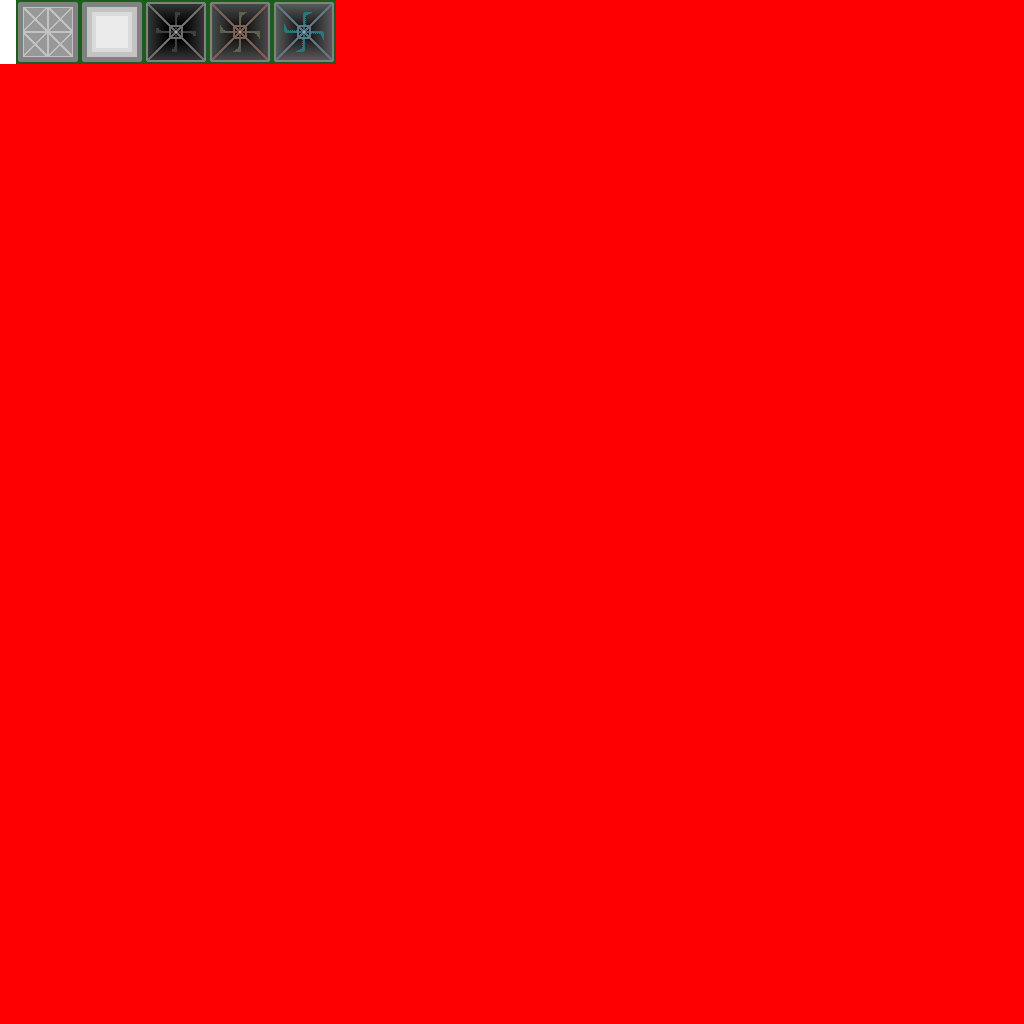
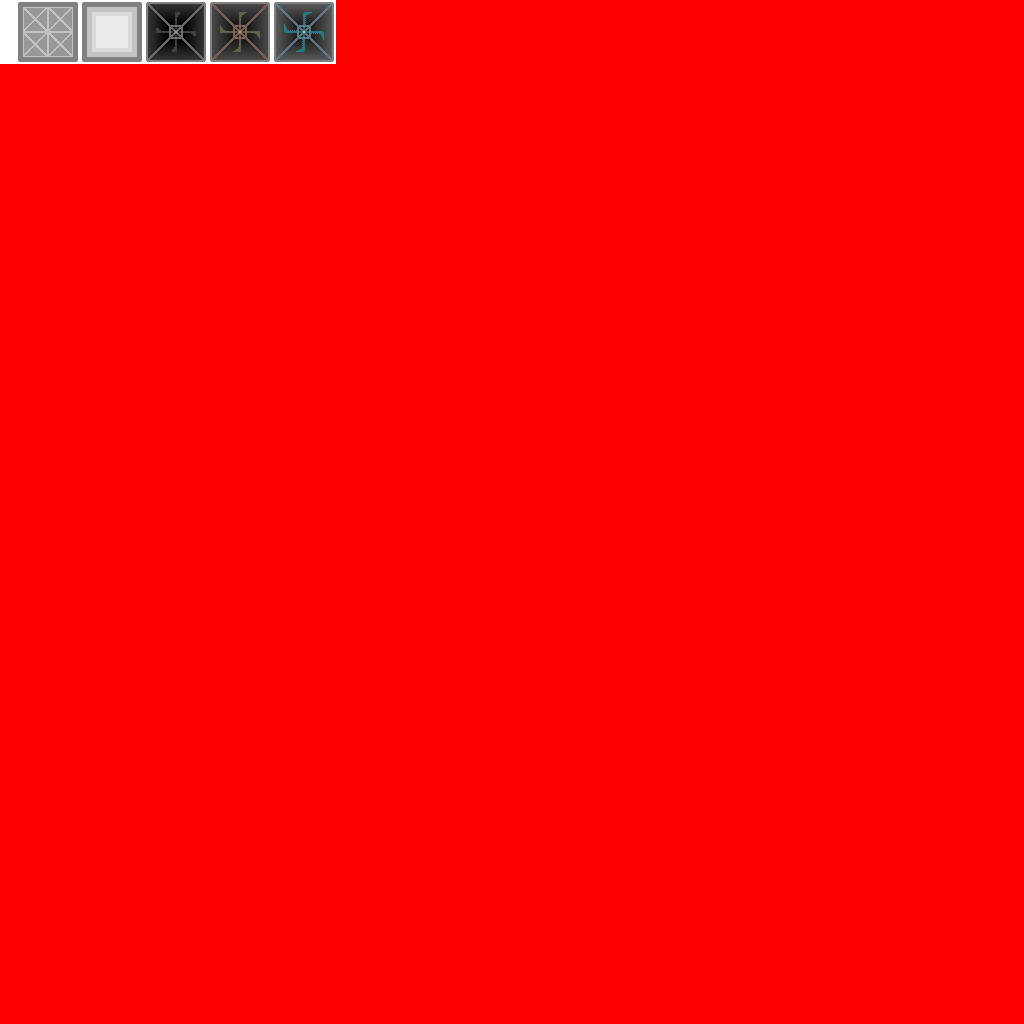
Before/after of a (1024, 1024) layered artwork. What changed in the layer stack:
painted on "hole #2" over [272, 0, 336, 64]
painted on "hole #1" over [208, 0, 272, 64]
painted on "hole" over [144, 0, 208, 64]
painted on "builder_atlas.png" over [16, 0, 336, 64]
